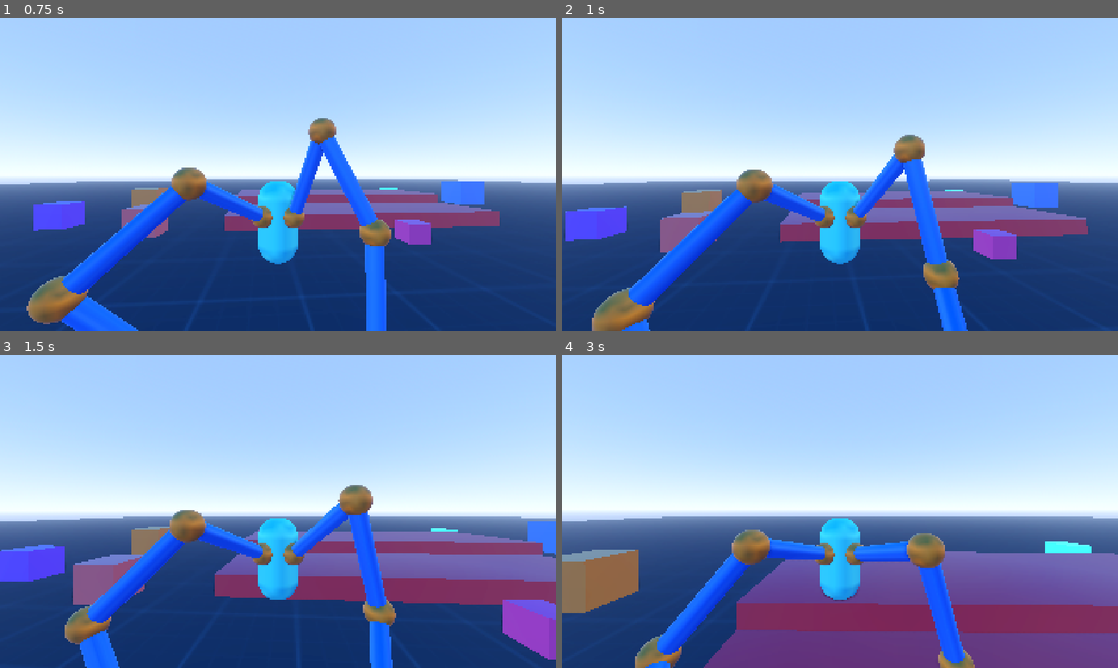
Above: before the commit, frames 1-4 (two rows, left to right).
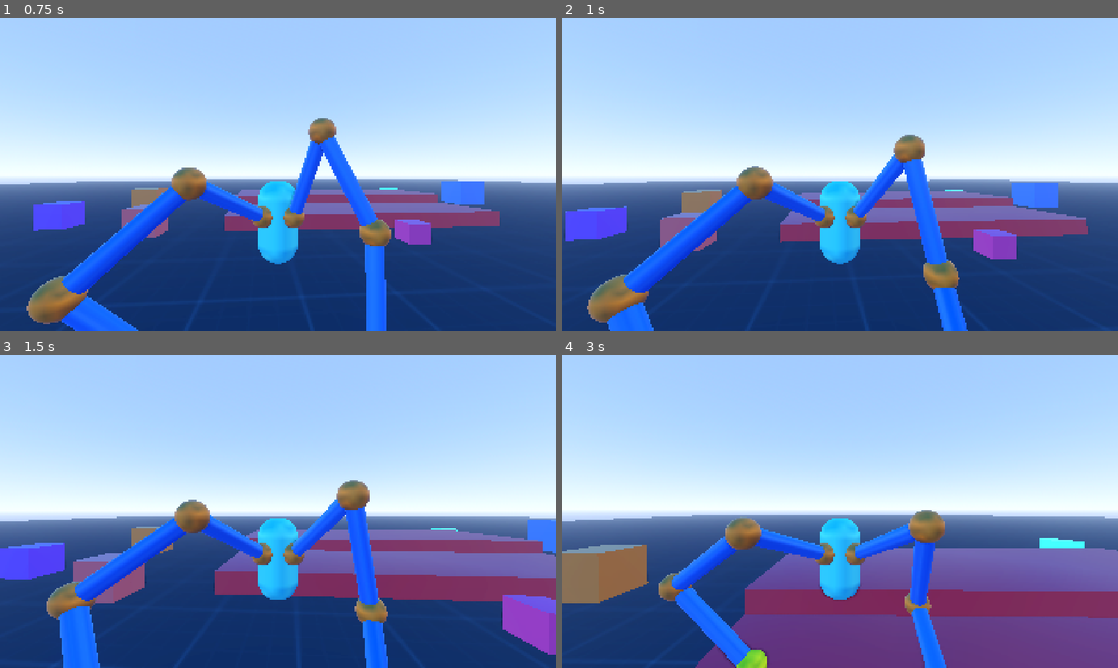
Above: after the commit, the same moments.

Repository: lliamsymonds04/doc-oc
Game: Godot game, scene res://main.tscn
Two runs of this game, one before a commit and one after it. Both use one fixed random seed, a clock stepped at 60 frames per second and the inputs below.
Inputs (mouse positions are in pixels of both pictures, inside the frame that each line leads up to):
- Up to frame 1 (0.75 s): move the mouse to (305, 174) at 0.52 s; hold W (forward) from 0.53 s (still down)
- Up to frame 2 (1 s): keep holding W (forward); tap Space (jump) at 0.77 s
- Up to frame 3 (1.5 s): keep holding W (forward); move the mouse to (250, 511) at 1.27 s
- Up to frame 4 (3 s): keep holding W (forward); tap Space (jump) at 1.52 s; move the mouse to (851, 505) at 2.02 s; move the mouse to (834, 517) at 2.77 s

Frame 1 is identical in both runs. In frame 2, 3.6% of the frame differs, in the area x 4-46%, y 47-100%; in frame 3, 9.8%; in frame 4, 17%, in the area x 0-100%, y 49-100%.

Commit message:
feat: improved walk cycle by making one leg always grounded

Diff:
--- a/systems/inverse_kinematics/basic_arm.gd
+++ b/systems/inverse_kinematics/basic_arm.gd
@@ -44,6 +44,9 @@
 
 # public methods
 func is_grounded() -> bool:
+	if is_stepping:
+		return false
+
 	var end_effector := solver.get_end_effector()
 	var target_pos := to_local(target_node.global_position)
 	var distance := (end_effector - target_pos).length()
--- a/systems/player/player_controller.gd
+++ b/systems/player/player_controller.gd
@@ -15,7 +15,7 @@
 
 @export_category("Raycast")
 @export var raycast_distance: float = 10.0
-@export var max_target_displacement: float = 3.0
+@export var max_target_displacement: float = 2.0
 
 @onready var spring_arm: SpringArm3D = $SpringArm3D
 @onready var arms: Array[BasicArm] = []
@@ -37,7 +37,6 @@
 		var anchor = target.duplicate()
 		anchor.name = "anchor"
 		mount.add_child(anchor)
-
 
 		target.top_level = true
 
@@ -90,6 +89,7 @@
 	move_and_slide()
 
 func _update_arms(dt: float) -> void:
+	var grounded_arms := _number_of_grounded_arms()
 	for arm in arms:
 		var target_pos := arm.target_node.global_position
 		var anchor_pos := arm.anchor.global_position
@@ -103,8 +103,9 @@
 		if hit is Vector3:
 			var hit_pos := hit as Vector3
 			var target_displacement:= hit_pos - target_pos
-			if target_displacement.length() > max_target_displacement:
+			if target_displacement.length() > max_target_displacement and grounded_arms > 1:
 				arm.start_step(hit_pos)
+				grounded_arms -= 1
 
 		arm.target = arm.to_local(desired)
 
@@ -153,3 +154,10 @@
 		return null
 
 	return result["position"]
+
+func _number_of_grounded_arms() -> int:
+	var grounded_arms = 0
+	for arm in arms:
+		if arm.is_grounded():
+			grounded_arms += 1
+	return grounded_arms
